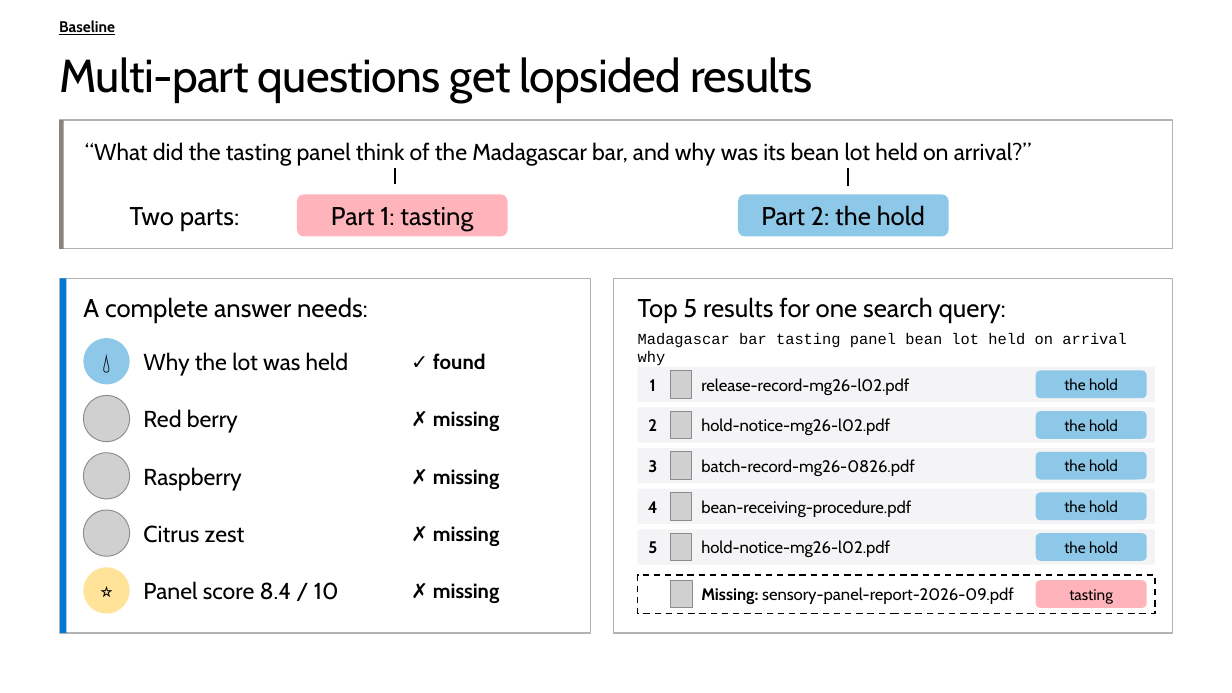
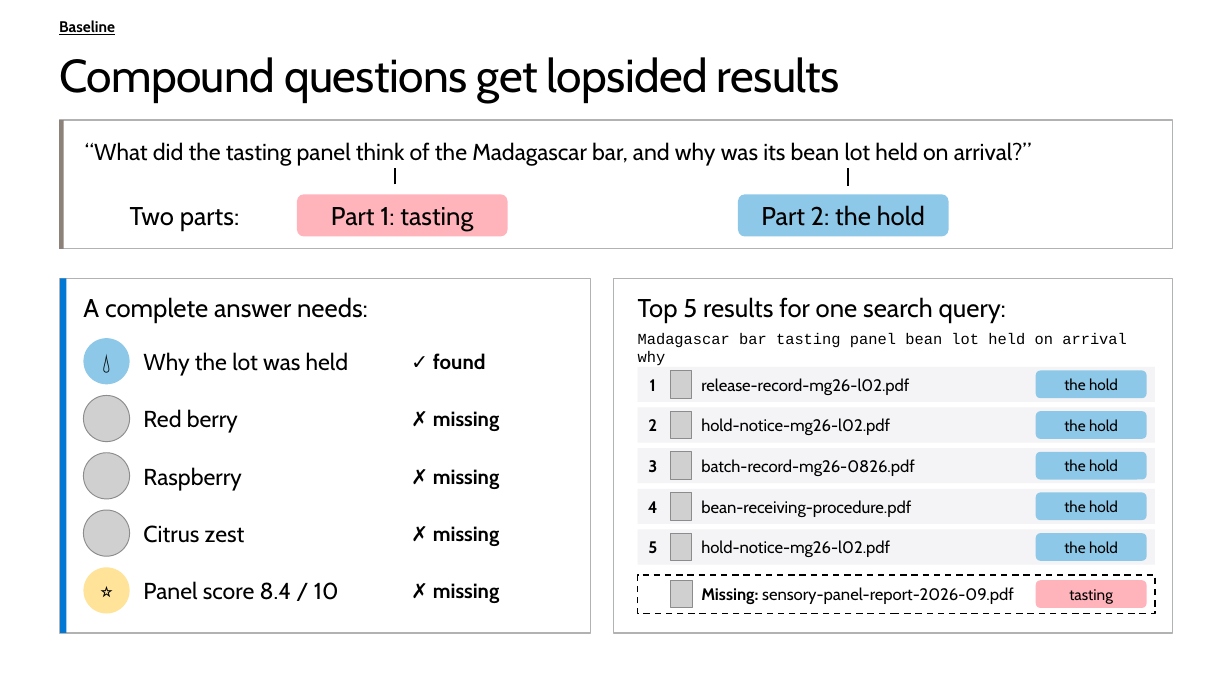
Before and after one commit to microsoft/ignite26-BRK300-building-agentic-retrieval-from-diy-to-foundry-iq, a slide deck: slide 13 of IgniteBRK300-WorkingDeck.pptx. Drawn at 1232x693 pixels with LibreOffice and Linux fonts; fonts in the diff are those of the drawing; grey boxes stand for pictures; background and template pictures are left out. Boxes give left, top, right and bottom in pixels: in the first picture for what was removed or moved away, otherwise in the second. Text is boxed around its words. In the diff, an @@ line names an element or a change of style, - is before the commit and + after.

```diff
--- a/IgniteBRK300-WorkingDeck.pptx
+++ b/IgniteBRK300-WorkingDeck.pptx
@@ title at (59, 57, 840, 103): text changed @@
-Multi-part questions get lopsided results
+Compound questions get lopsided results
```
Also in this commit, not shown: 16 other slides changed, 1 slide removed, 7 other files.
